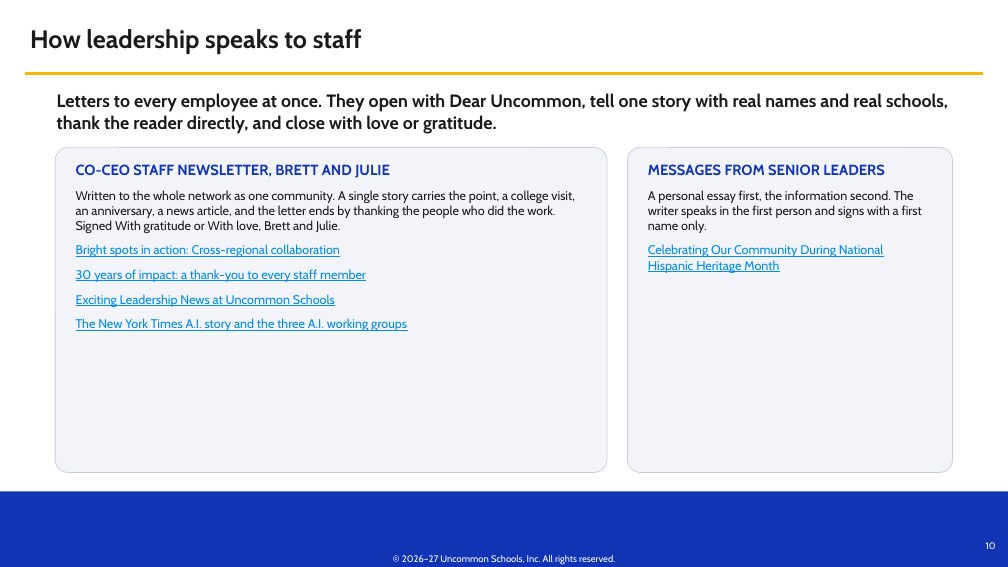
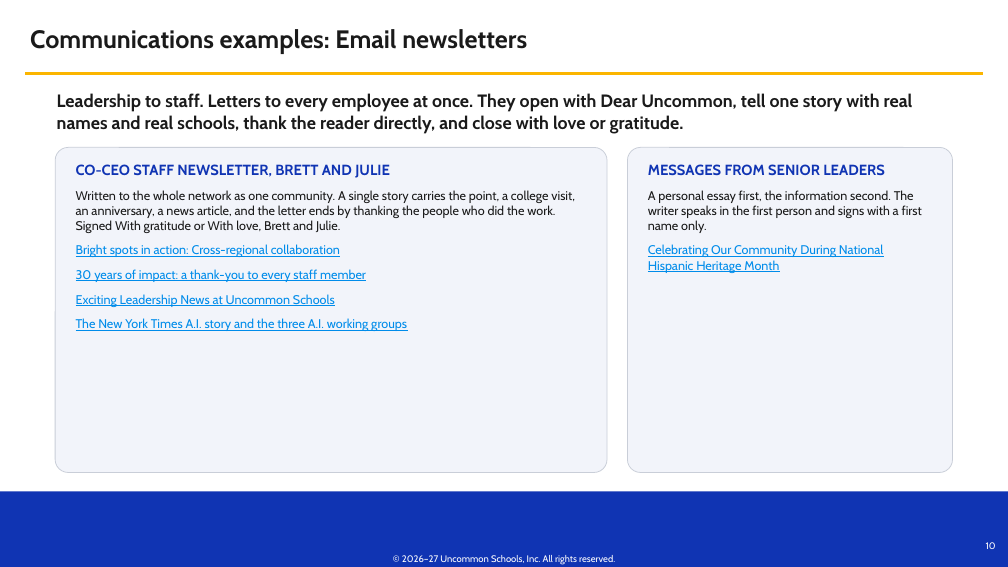
Before and after one commit to Uncommon-Schools/campaigns, a slide deck: slide 10 of website-redesign-2026/brand-voice/Uncommon Schools Brand Voice.pptx. Drawn at 1008x567 pixels with LibreOffice and Linux fonts; fonts in the diff are those of the drawing; background and template pictures are left out. Boxes give left, top, right and bottom in pixels: in the first picture for what was removed or moved away, otherwise in the second. Text is boxed around its words. In the diff, an @@ line names an element or a change of style, - is before the commit and + after.

```diff
--- a/website-redesign-2026/brand-voice/Uncommon Schools Brand Voice.pptx
+++ b/website-redesign-2026/brand-voice/Uncommon Schools Brand Voice.pptx
@@ text at bbox=[30, 29, 527, 54]: text changed @@
-How leadership speaks to staff
+Communications examples: Email newsletters
@@ text at bbox=[57, 93, 913, 134]: text changed @@
-Letters to every employee at once. They open with Dear Uncommon, tell one story with real names and real schools, thank the reader directly, and close with love or gratitude.
+Leadership to staff. Letters to every employee at once. They open with Dear Uncommon, tell one story with real names and real schools, thank the reader directly, and close with love or gratitude.
```
Also in this commit, not shown: 4 other slides changed, 1 other file.
